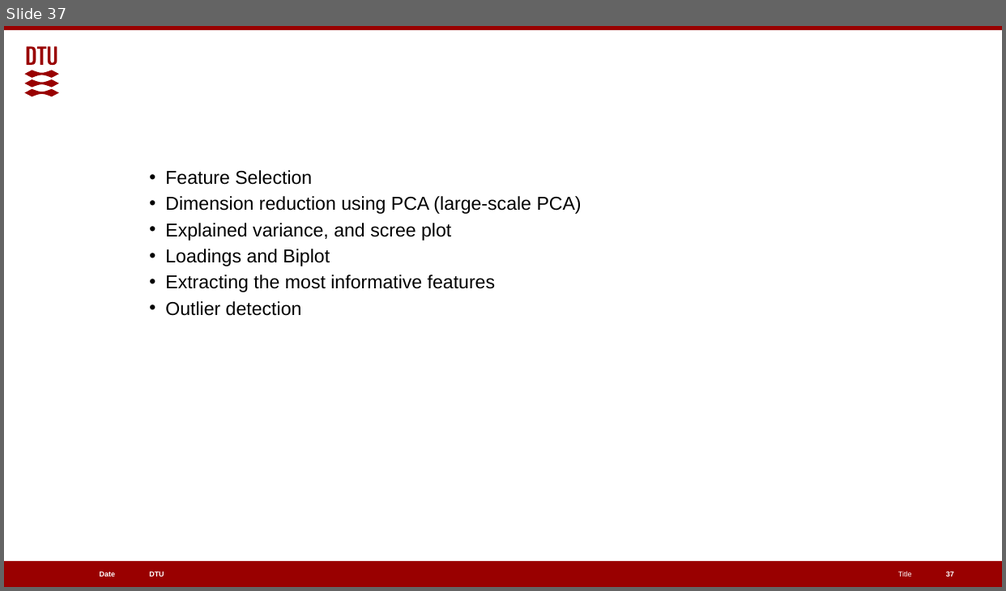
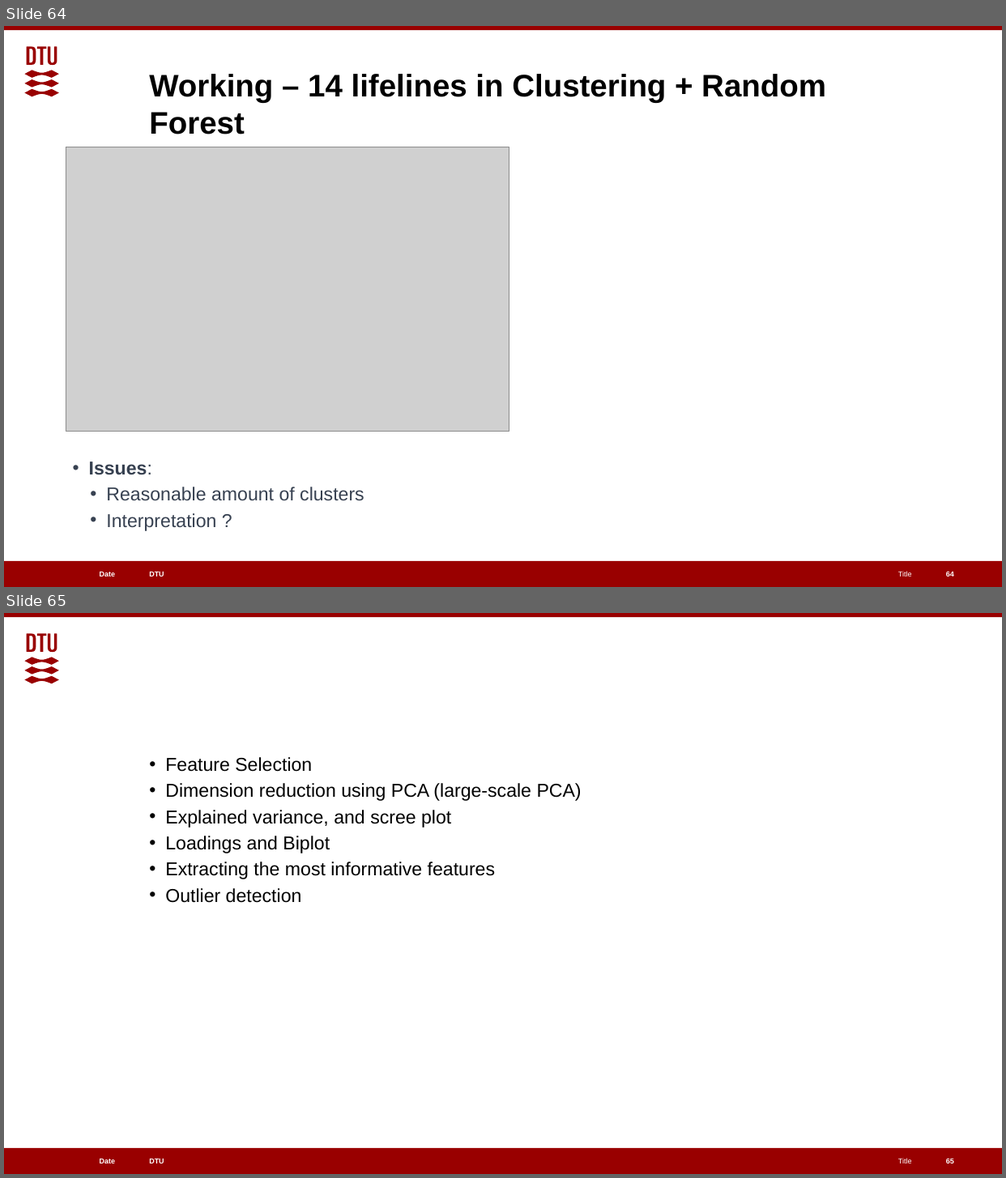
Before and after one commit to EGpineapples/Cell-Lifelines-Autoencoder, a slide deck: Classifying Metabolic Fluxes.pptx. Shown one above the other, each under a label of ours: slide 37 before the commit, slides 64 and 65 after it. The pictures are 1006x591 and 1006x1178 pixels, drawn with LibreOffice and Linux fonts; fonts in the diff are those of the drawing; grey boxes stand for pictures. Boxes give left, top, right and bottom in pixels: in the first picture for what was removed or moved away, otherwise in the second. Text is boxed around its words. In the diff, an @@ line names an element or a change of style, - is before the commit and + after.

```diff
--- a/Classifying Metabolic Fluxes.pptx
+++ b/Classifying Metabolic Fluxes.pptx
@@ slide 64 added at [4, 26, 1002, 587], background #FFFFFF; not listed: 6 template elements that a slide beside it also shows @@
@@ title added at [149, 74, 826, 135], 30 pt, text #000000, bold @@
+Working – 14 lifelines in Clustering + Random Forest
@@ picture added at [66, 147, 509, 431] @@
@@ text added at [89, 462, 364, 531], 18 pt, text #374151 @@
+• Issues:
+  • Reasonable amount of clusters
+  • Interpretation ?
@@ page number added at [946, 572, 954, 577], 7 pt, text #FFFFFF, bold @@
+64
@@ what was slide 37 is now slide 65 @@
@@ page number at [946, 1158, 954, 1165]: text changed @@
-37
+65
```
Also in this commit, not shown: 9 slides changed, 29 other slides added.
